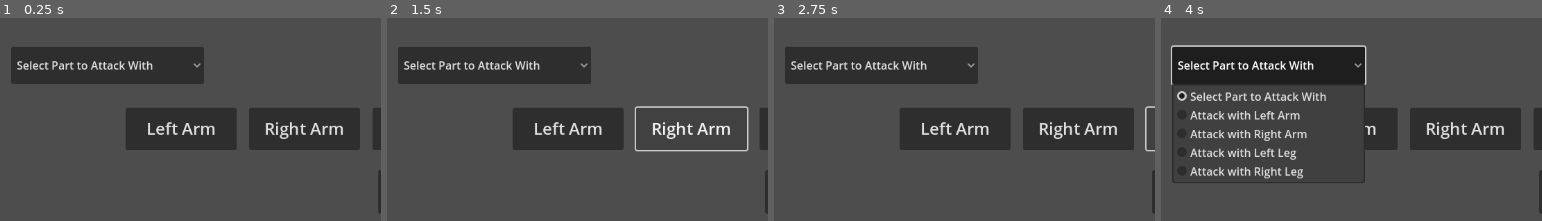
Above: before the commit, frames 1-4 (left to right).
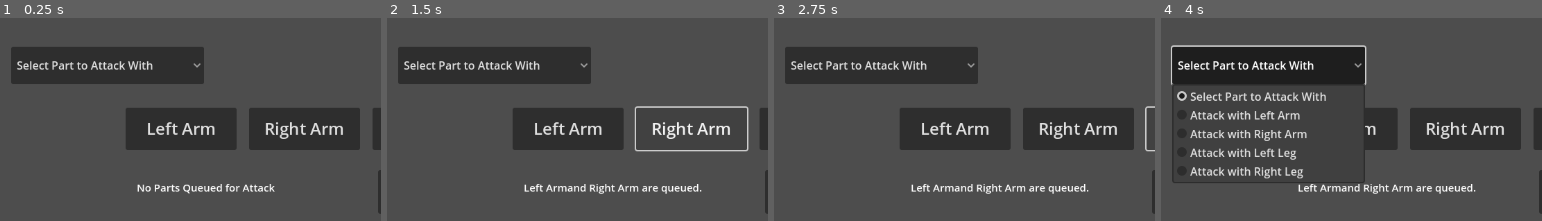
Above: after the commit, the same moments.

Repository: jdcalvelli/jrpg-staged-combat-prototype
Game: Godot game, scene res://Scenes/test_scene_CAM.tscn
Two runs of this game, one before a commit and one after it. Both use one fixed random seed, a clock stepped at 60 frames per second and the inputs below. This scene is started directly instead of the project's main scene.
Inputs:
- Up to frame 1 (0.25 s): no input
- Up to frame 2 (1.5 s): click "Left Arm" at 0.5 s; click "Right Arm" at 1.25 s
- Up to frame 3 (2.75 s): click "Left Leg" at 2 s
- Up to frame 4 (4 s): click "Right Leg" at 2.75 s; click "Select Part to Attack With" at 3.5 s
The pictures show only the part of the screen within x 0-50%, y 50-100%; the shares and areas given below are measured in that part.

The runs differ from the first frame. In frame 1, 0.7% of the frame differs, in the area x 35-73%, y 81-87%; in frame 2, 0.9%, in the area x 35-83%, y 81-87%; in frame 3, 0.9%; in frame 4, 0.9%.

Commit message:
selecting attacks will print on the screen that they are queued up.

Diff:
--- a/Scenes/test_scene_CAM.tscn
+++ b/Scenes/test_scene_CAM.tscn
@@ -51,6 +51,9 @@
 theme_override_font_sizes/normal_font_size = 24
 text = "Enemy
 "
+
+[node name="PlayerController" type="Node2D" parent="."]
+script = ExtResource("2_2iocr")
 
 [node name="GameManager" type="Node2D" parent="."]
 script = ExtResource("1_rfevd")
@@ -128,10 +131,16 @@
 "
 script = SubResource("GDScript_7utf7")
 
-[node name="PlayerController" type="Node2D" parent="."]
-script = ExtResource("2_2iocr")
+[node name="AttackQueue" type="RichTextLabel" parent="."]
+offset_left = 213.0
+offset_top = 551.0
+offset_right = 543.0
+offset_bottom = 591.0
+theme_override_font_sizes/normal_font_size = 15
+text = "No Parts Queued for Attack"
 
 [connection signal="button_down" from="GameManager/LeftArmButton" to="GameManager" method="_on_left_arm_button_button_down"]
+[connection signal="button_up" from="GameManager/LeftArmButton" to="GameManager" method="_on_left_arm_button_button_up"]
 [connection signal="button_down" from="GameManager/RightArmButton" to="GameManager" method="_on_right_arm_button_button_down"]
 [connection signal="button_down" from="GameManager/LeftLegButton" to="GameManager" method="_on_left_leg_button_button_down"]
 [connection signal="button_down" from="GameManager/RightLegButton" to="GameManager" method="_on_right_leg_button_button_down"]
--- a/Scripts/Controllers/PlayerController.gd
+++ b/Scripts/Controllers/PlayerController.gd
@@ -1,3 +1,5 @@
+class_name PlayerController
+
 extends Node2D
 
 # variables for player mech
@@ -16,7 +18,9 @@
 func SequencePartAttack(part: MechPart):
 	# if you have the action points, add the attack to sequence
 	if ActionPoints != 0:
-		AttackSequence.append(part)
+		AttackSequence.append(part.partName)
+		print(AttackSequence.size())
+		ActionPoints -= 1
 
 func UnsequencePartAttack(part: MechPart):
 	# if the part is in the sequence
--- a/Scripts/GameManager.gd
+++ b/Scripts/GameManager.gd
@@ -2,24 +2,32 @@
 
 # creating
 # underscore for pseudo private
-var _playerMech: PlayerMech
-var _enemyMech: EnemyMech
-var _playerText: RichTextLabel
+var _player: PlayerController #reference to the actual player controller
+var _playerMech: PlayerMech #reference to the player mech class
+var _enemyMech: EnemyMech #reference to the enemy mech class
+var _playerText: RichTextLabel #reference to the text for player stats
+var _attackQueueText: RichTextLabel #reference to attack queue text.
+
 
 var _attackButton: Button
 
 enum States {START, PLAYER_TURN, PLAYER_CALC, ENEMY_TURN, ENEMY_CALC, END}
 var _state: int
 
-var _actionPoints: int
 
 # Called when the node enters the scene tree for the first time.
 # this is start
 func _ready():
 
+	#variable instatiation
+	_playerMech = get_node("../PlayerController").PlayerMechModel
+	_player = get_node("../PlayerController")
+	_attackQueueText = get_node("../AttackQueue")
+
+	_player.AttackSequence.clear()
 	_change_state(States.START)
 
-	_playerMech = get_node("../PlayerController").PlayerMechModel
+
 
 	#Player Insantiation.
 	# this is really not a good way to do this, should find a better one
@@ -49,20 +57,14 @@
 
 	for _partKey in _playerMech.mechParts: #Populates the option menu with each part of the player mech.
 		_attackButton.add_item("Attack with "+ _playerMech.mechParts[_partKey].partName)
-	#Considerations, When a part is destroyed is it possible to remove an item?
-	#On the options button manual page there is a way to remove an item in the button based on it's index
-	#Does godot index from 0 or 1?
 
-# Called every frame. 'delta' is the elapsed time since the previous frame.
-# this is update
-# not being used right now
 func _process(delta):
 	_transition_to_player_calc()
 	pass
 
 func _transition_to_player_calc():
 	if _state != States.PLAYER_TURN: return
-	if _actionPoints > 0: return
+	if _player.ActionPoints > 0: return
 	_state +=1
 	_change_state(_state)
 	pass
@@ -78,12 +80,12 @@
 
 
 func _input(event):
-	if Input.is_action_pressed("ui_accept"):
-		_state +=1
-		if _state > 5:
-			_state = 0
-		print(_state)
-		_change_state(_state)
+#	if Input.is_action_pressed("ui_accept"):
+#		_state +=1
+#		if _state > 5:
+#			_state = 0
+#		print(_state)
+#		_change_state(_state)
 	pass
 
 	#StateMachine
@@ -92,7 +94,8 @@
 
 	match _state:
 		States.START:
-			_actionPoints = 2 #sets player action points.
+			_player.ActionPoints = 2 #sets player action points.
+			_player.AttackSequence.clear()
 			print("Start State")
 			_state += 1
 			_change_state(_state)
@@ -114,24 +117,38 @@
 			pass
 	pass
 
-
+#button Presses
 func _on_left_arm_button_button_down():
 	#unless state is PLAYER_TURN;
 	if _state != States.PLAYER_TURN: return
-	_add_attack_to_queue("Left Arm")
+	_prep_attack_for_queue("Left Arm",_playerMech.mechParts["leftArm"])#adds attack to que based on the part defined.
 
 func _on_right_arm_button_button_down():
 	if _state != States.PLAYER_TURN: return
-	_add_attack_to_queue("Right Arm")
+	_prep_attack_for_queue("Right Arm", _playerMech.mechParts["rightArm"])
 
 func _on_left_leg_button_button_down():
 	if _state != States.PLAYER_TURN: return
-	_add_attack_to_queue("Left Leg")
+	_prep_attack_for_queue("Left Leg",_playerMech.mechParts["leftLeg"])
 
 func _on_right_leg_button_button_down():
 	if _state != States.PLAYER_TURN: return
-	_add_attack_to_queue("Right Leg")
+	_prep_attack_for_queue("Right Leg",_playerMech.mechParts["rightLeg"])
 
-func _add_attack_to_queue(_partname: String):
-	_actionPoints -= 1
-	print("%s is Queued" % _partname)
+func _prep_attack_for_queue(_partname: String, _part: MechPart):
+	_player.SequencePartAttack(_part)
+	_update_queue()
+	#print(_part.partName)
+	#print(_player.ActionPoints)
+	#print("%s is Queued" % _partname)
+
+func _update_queue():
+#	print("test")
+	if _player.AttackSequence.size() <= 0: #if there are no attacks in the queue;
+		_attackQueueText.text = "No Attacks Queued"
+	if _player.AttackSequence.size() > 0 && _player.AttackSequence.size() < 2:
+		_attackQueueText.text = ("%s " % _player.AttackSequence[0]) + ("is queued")
+		print(_player.AttackSequence[0])
+	if _player.AttackSequence.size() == 2:
+		_attackQueueText.text = ("%s" % _player.AttackSequence[0]) + ("and ") + ("%s " % _player.AttackSequence[1]) + ("are queued.")
+		print(_player.AttackSequence[1])
